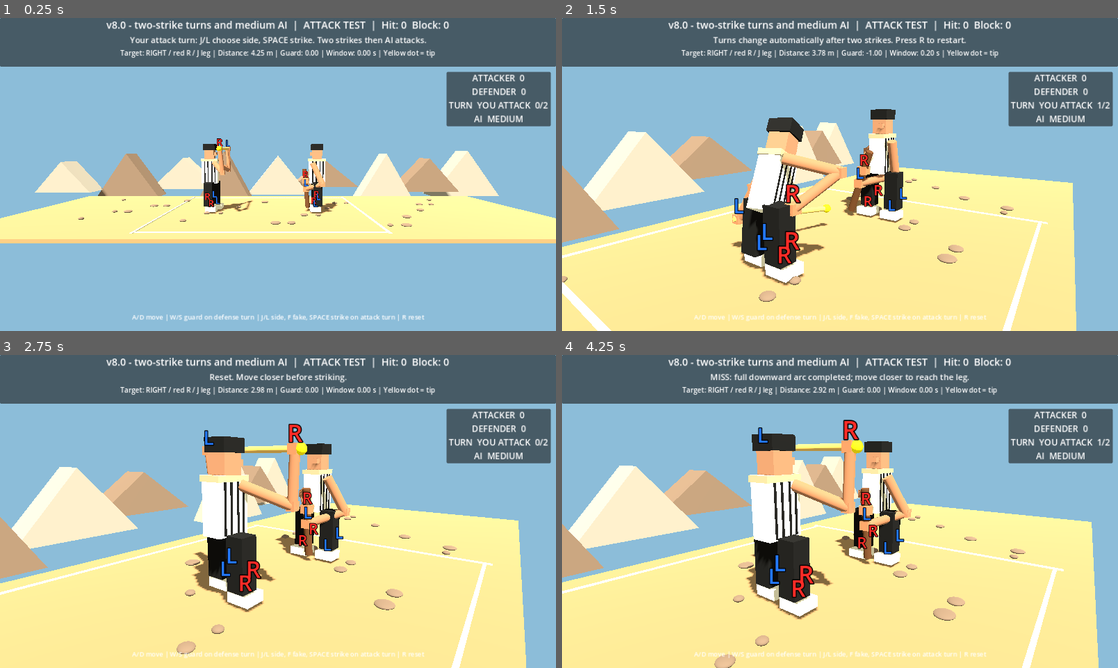
Above: before the commit, frames 1-4 (two rows, left to right).
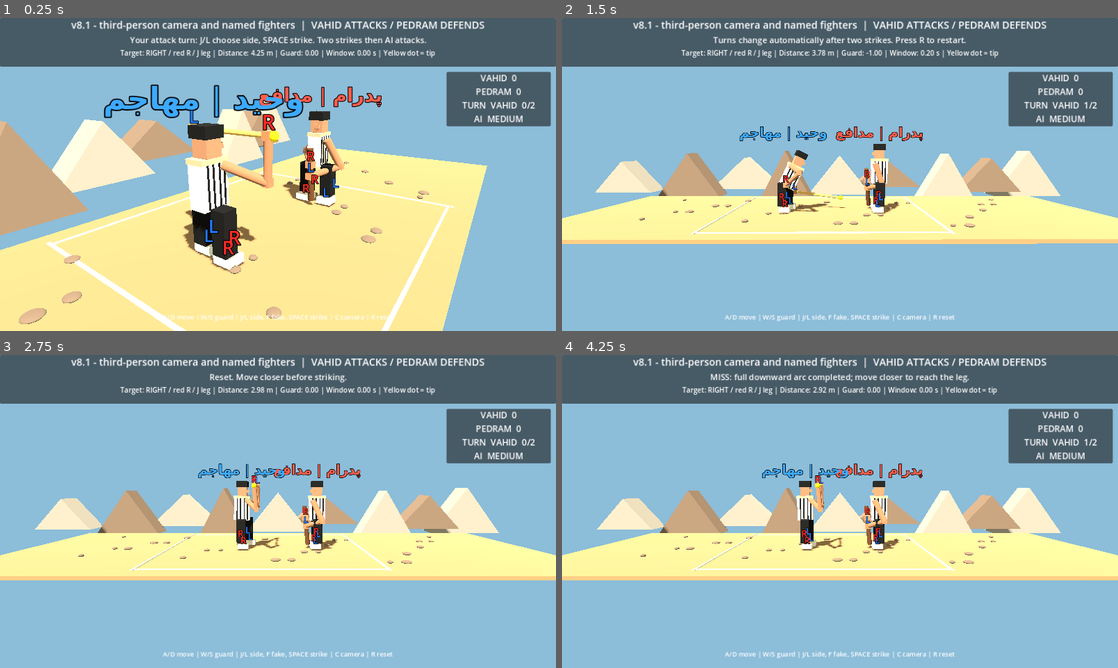
Above: after the commit, the same moments.

Repository: vahidainima-prog/tarke-darak-game
Game: Godot game, scene res://main.tscn
The game is run twice, just before and just after one commit, with the same random seed, the same clock (stepped at 60 frames per second) and the same inputs.
Inputs:
- Up to frame 1 (0.25 s): no input
- Up to frame 2 (1.5 s): tap Enter at 0.5 s; hold D 0.53-1.28 s; tap C at 0.6 s; tap Space at 0.77 s; hold S from 1.28 s (still down); tap Tab at 1.35 s
- Up to frame 3 (2.75 s): tap Space at 1.52 s; tap R at 2, 2.1 s; release S at 2.03 s; hold D from 2.03 s (still down)
- Up to frame 4 (4.25 s): release D at 2.78 s; hold W 2.78-3.53 s; tap J at 2.85 s; tap Space at 3.02, 3.77 s; hold A from 3.53 s (still down); tap L at 3.6 s

The runs differ from the first frame. In frame 1, 49% of the frame differs, in the area x 0-100%, y 0-100%; in frame 2, 48%; in frame 3, 50%; in frame 4, 51%.

Commit message:
Add Vahid/Pedram floating nameplates and default elevated third-person follow camera

Diff:
--- a/tarke_darak_godot_v2/main.gd
+++ b/tarke_darak_godot_v2/main.gd
@@ -2,7 +2,7 @@
 
 # Godot 4.x — visual mechanics test. Side camera looks along -Z.
 # Feint depth: negative Z is BEHIND the attacker; positive Z is IN FRONT.
-const BUILD_LABEL := "v8.0 - two-strike turns and medium AI"
+const BUILD_LABEL := "v8.1 - third-person camera and named fighters"
 const DEF_X := 1.55
 const STRIKES_PER_TURN := 2
 const AI_DIFFICULTY := "MEDIUM"
@@ -96,7 +96,7 @@
 var last_attack_x := -2.7
 var last_defender_x := DEF_X
 var game_camera: Camera3D
-var shoulder_camera := false
+var shoulder_camera := true
 var camera_focus := Vector3(0, 1.45, 0)
 
 func material(c: Color) -> StandardMaterial3D:
@@ -264,8 +264,10 @@
 	for depth_z in [-3.35, 3.35]:
 		block(self, "Arena end line", Vector3(ARENA_RIGHT - ARENA_LEFT, 0.025, 0.07), Vector3((ARENA_LEFT + ARENA_RIGHT) * 0.5, 0.002, depth_z), Color(0.97, 0.91, 0.65))
 	add_scenery()
-	attacker = person("Attacker facing RIGHT", attack_x, true)
-	defender = person("Defender facing LEFT", defender_x, false)
+	attacker = person("Vahid", attack_x, true)
+	defender = person("Pedram", defender_x, false)
+	add_fighter_name(attacker, "وحید", Color(0.24, 0.67, 1.0))
+	add_fighter_name(defender, "پدرام", Color(1.0, 0.37, 0.30))
 	# Leg labels are attached directly to each moving trouser and shoe.
 	terkeh = rod(self, "Terkeh attached to raised hands", STICK_RADIUS, Color(0.88, 0.69, 0.34))
 	darak = rod(self, "Darak held in defender hand", GUARD_RADIUS, Color(0.36, 0.22, 0.12))
@@ -299,7 +301,7 @@
 	defend_elbow_b = block(self, "Defender elbow far", Vector3(0.17, 0.17, 0.17), Vector3.ZERO, Color(0.66, 0.44, 0.30))
 	game_camera = Camera3D.new()
 	add_child(game_camera)
-	game_camera.position = Vector3(0, 2.45, 12.5)
+	game_camera.position = Vector3(attack_x - 3.8, 3.25, 4.25)
 	game_camera.look_at(camera_focus, Vector3.UP)
 	game_camera.fov = 53.0
 	game_camera.current = true
@@ -334,7 +336,7 @@
 	score_board.add_theme_font_size_override("font_size", 20)
 	scoreboard_panel.add_child(score_board)
 	var footer := Label.new()
-	footer.text = "A/D move | W/S guard on defense turn | J/L side, F fake, SPACE strike on attack turn | R reset"
+	footer.text = "A/D move | W/S guard | J/L side, F fake, SPACE strike | C camera | R reset"
 	footer.set_anchors_preset(Control.PRESET_BOTTOM_WIDE)
 	footer.offset_top = -43
 	footer.horizontal_alignment = HORIZONTAL_ALIGNMENT_CENTER
@@ -342,6 +344,27 @@
 	layer.add_child(footer)
 	say("Your attack turn: J/L choose side, SPACE strike. Two strikes then AI attacks.")
 	update_visuals()
+
+func add_fighter_name(fighter: Node3D, fighter_name: String, color: Color) -> void:
+	var nameplate := Label3D.new()
+	nameplate.name = "FighterName"
+	nameplate.text = fighter_name
+	nameplate.font_size = 88
+	nameplate.pixel_size = 0.006
+	nameplate.modulate = color
+	nameplate.outline_size = 14
+	nameplate.billboard = BaseMaterial3D.BILLBOARD_ENABLED
+	nameplate.no_depth_test = true
+	nameplate.position = Vector3(0.0, 3.12, 0.0)
+	fighter.add_child(nameplate)
+
+
+func update_fighter_names() -> void:
+	var vahid_name: Label3D = attacker.get_node("FighterName")
+	var pedram_name: Label3D = defender.get_node("FighterName")
+	vahid_name.text = "وحید | " + ("مدافع" if defending else "مهاجم")
+	pedram_name.text = "پدرام | " + ("مهاجم" if defending else "مدافع")
+
 
 func say(s: String) -> void:
 	if status != null:
@@ -649,20 +672,21 @@
 func update_camera(delta: float) -> void:
 	if game_camera == null:
 		return
+	# Camera always follows Vahid (the player), even when roles switch.
+	# The fighter's forward axis is +X; a diagonal rear camera preserves
+	# both legs, the opponent, and the chalk boundaries in the frame.
 	var target_position := Vector3(0.0, 2.45, 12.5)
 	var target_focus := Vector3(0.0, 1.45, 0.0)
 	if shoulder_camera:
-		var controlled_x := defender_x if defending else attack_x
-		var opponent_x := attack_x if defending else defender_x
-		var facing := -1.0 if defending else 1.0
-		# Behind the controlled fighter along the attack axis, slightly offset
-		# toward the viewer so the fighter and incoming stick remain visible.
-		target_position = Vector3(controlled_x - facing * 3.15, 2.35, 3.65)
-		target_focus = Vector3(lerpf(controlled_x, opponent_x, 0.53), 1.30, 0.0)
+		var gap := maxf(1.0, defender_x - attack_x)
+		var look_ahead := clampf(gap * 0.48, 0.85, 2.1)
+		target_position = Vector3(attack_x - 3.8, 3.25, 4.25)
+		target_focus = Vector3(attack_x + look_ahead, 1.20, 0.0)
 	var weight := 1.0 - exp(-5.5 * delta)
 	game_camera.position = game_camera.position.lerp(target_position, weight)
 	camera_focus = camera_focus.lerp(target_focus, weight)
 	game_camera.look_at(camera_focus, Vector3.UP)
+
 
 func _physics_process(delta: float) -> void:
 	var previous_guard := guard_ends()
@@ -814,8 +838,9 @@
 	last_defender_x = defender_x - defend_velocity / 1.8
 	var attacker_warning := ("  OUT -100" if attacker_out_penalized else "  OUT %d" % ceili(OUT_LIMIT - attacker_out_time)) if attacker_out_time > 0.0 else ""
 	var defender_warning := ("  OUT -100" if defender_out_penalized else "  OUT %d" % ceili(OUT_LIMIT - defender_out_time)) if defender_out_time > 0.0 else ""
-	score_board.text = "ATTACKER  %d%s\nDEFENDER  %d%s\nTURN  %s  %d/%d\nAI  %s" % [score_hit, attacker_warning, score_block, defender_warning, "AI ATTACK" if defending else "YOU ATTACK", strikes_used, STRIKES_PER_TURN, AI_DIFFICULTY]
+	score_board.text = "VAHID  %d%s\nPEDRAM  %d%s\nTURN  %s  %d/%d\nAI  %s" % [score_hit, attacker_warning, score_block, defender_warning, "PEDRAM" if defending else "VAHID", strikes_used, STRIKES_PER_TURN, AI_DIFFICULTY]
+	update_fighter_names()
 	update_visuals()
 	update_camera(delta)
-	header.text = BUILD_LABEL + "  |  " + ("DEFENSE TEST" if defending else "ATTACK TEST") + "  |  Hit: %d  Block: %d" % [score_hit, score_block]
+	header.text = BUILD_LABEL + "  |  " + ("VAHID DEFENDS / PEDRAM ATTACKS" if defending else "VAHID ATTACKS / PEDRAM DEFENDS")
 	detail.text = "Target: %s leg | Distance: %.2f m | Guard: %.2f | Window: %.2f s | Yellow dot = tip" % [("RIGHT / red R / J" if strike_side > 0 else "LEFT / blue L / L"), defender_x - attack_x, guard_shift, guard_window]
